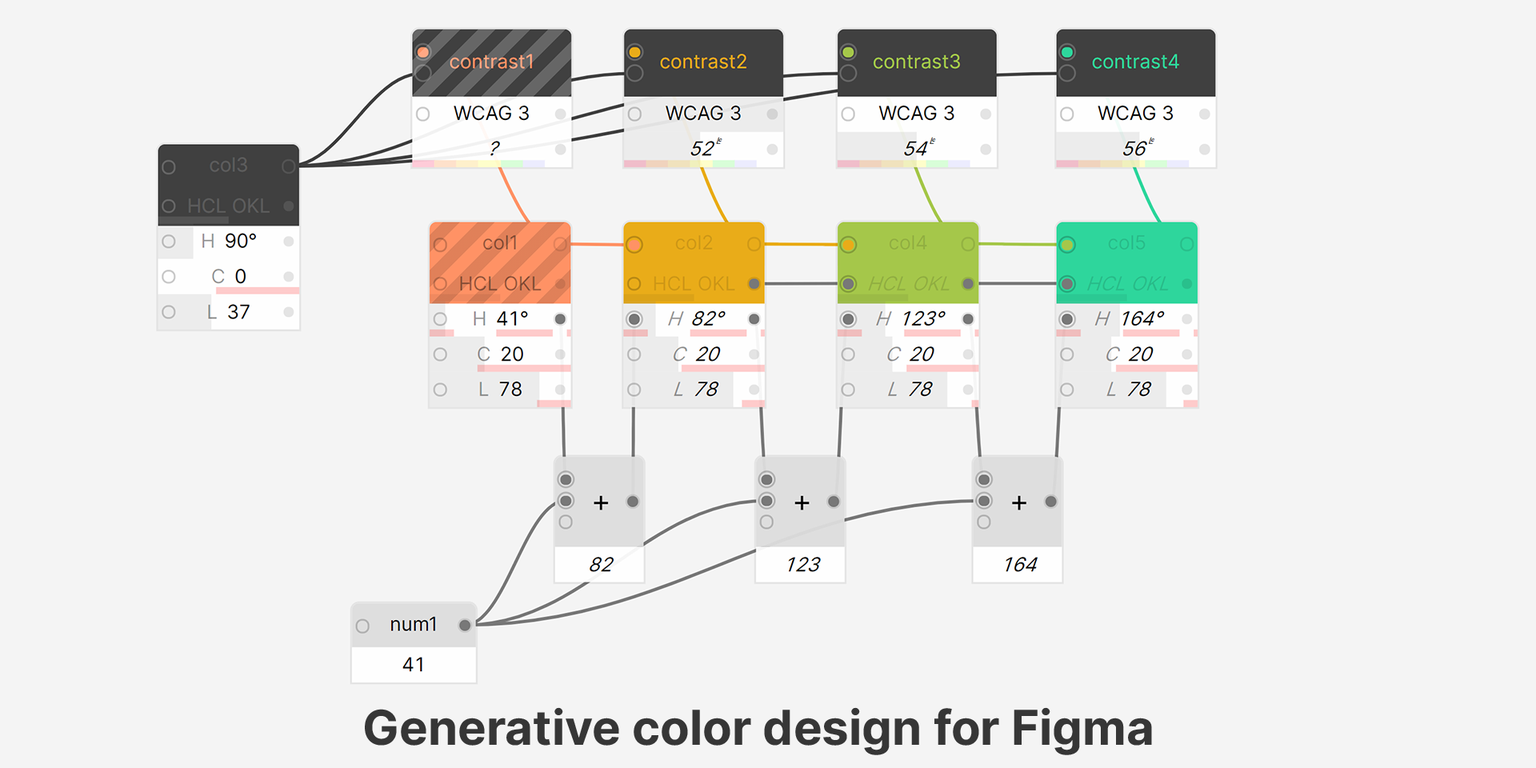
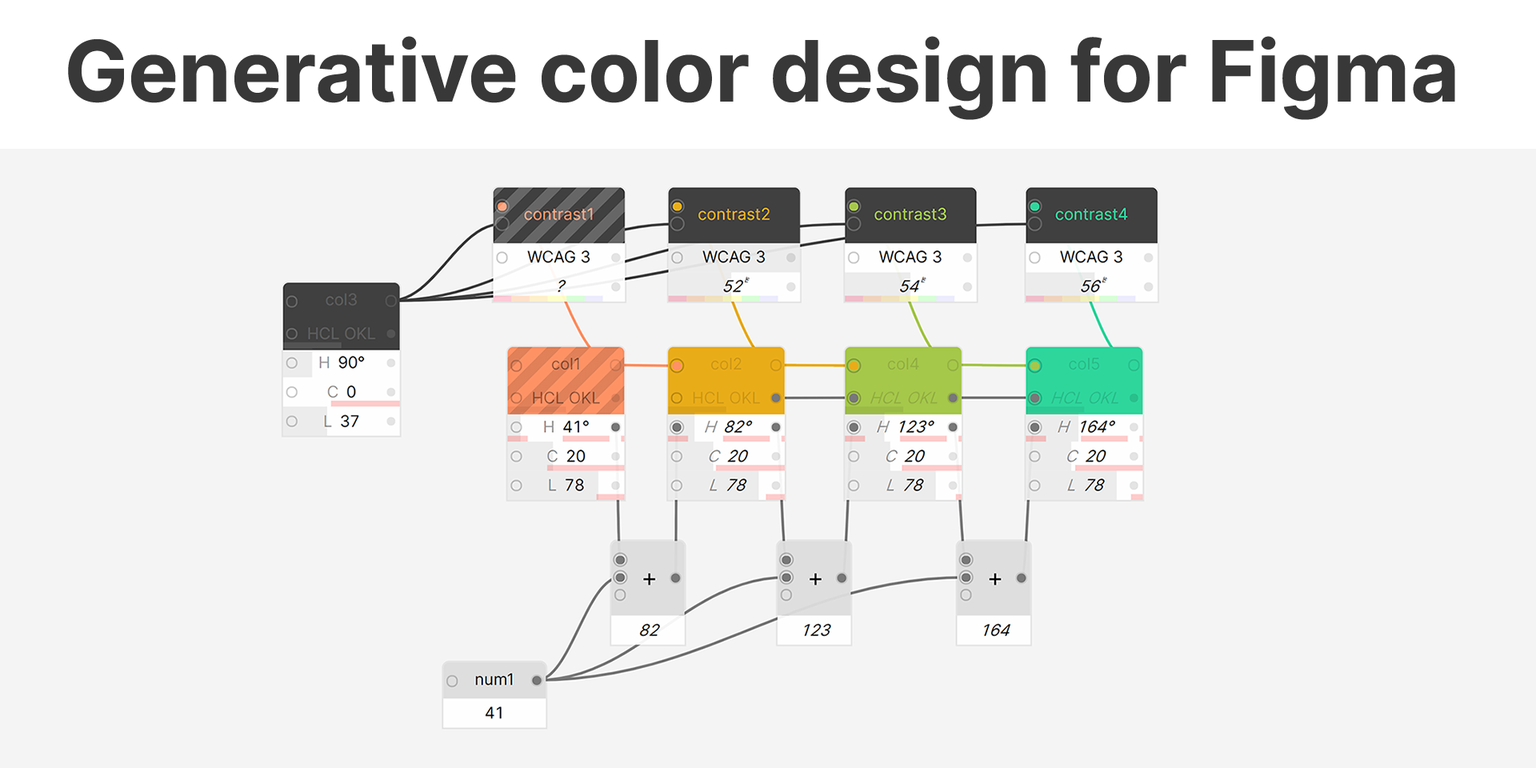
Layer changes from the first (1536, 768) image to the second:
painted on "Generative color design for Figma" over 67, 35, 1456, 756
added layer "Layer 7" above "Layer 6" over 0, 0, 1536, 149
painted on "Layer 6" over 138, 0, 1280, 756
